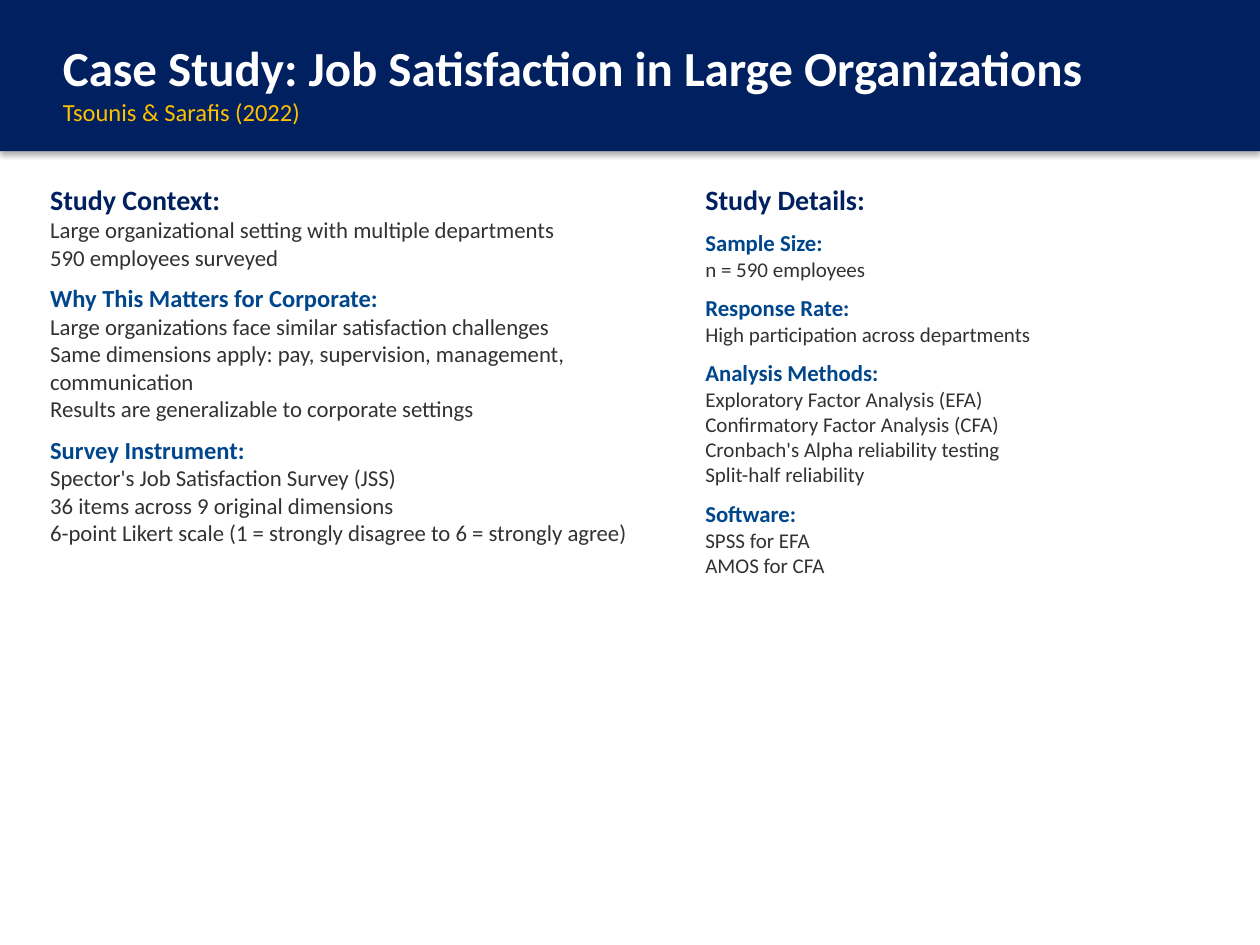
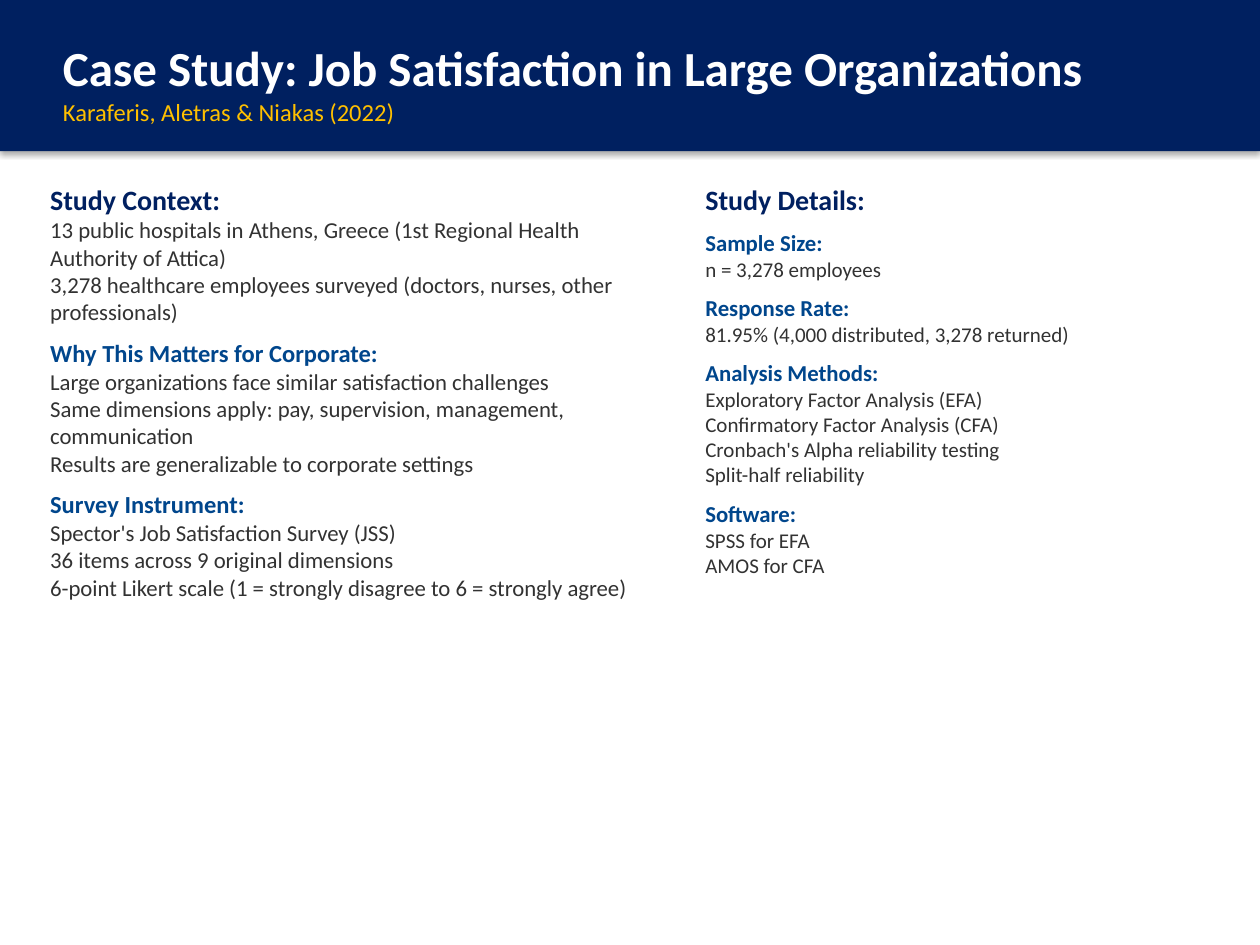
Before and after one commit to thenaivedetective/sp500-stock-performance, a slide deck: slide 8 of Factor_Analysis_JobSatisfaction_Presentation.pptx. Drawn at 1260x945 pixels with LibreOffice and Linux fonts; fonts in the diff are those of the drawing. Boxes give left, top, right and bottom in pixels: in the first picture for what was removed or moved away, otherwise in the second. Text is boxed around its words. In the diff, an @@ line names an element or a change of style, - is before the commit and + after.

```diff
--- a/Factor_Analysis_JobSatisfaction_Presentation.pptx
+++ b/Factor_Analysis_JobSatisfaction_Presentation.pptx
@@ text in rectangle at (x1=63, y1=103, x2=394, y2=125): text changed @@
-Tsounis & Sarafis (2022)
+Karaferis, Aletras & Niakas (2022)
@@ text at (x1=50, y1=221, x2=613, y2=324): text changed @@
-Large organizational setting with multiple departments
-590 employees surveyed
+13 public hospitals in Athens, Greece (1st Regional Health Authority of Attica)
+3,278 healthcare employees surveyed (doctors, nurses, other professionals)
@@ text at (x1=705, y1=262, x2=881, y2=281): text changed @@
-n = 590 employees
+n = 3,278 employees
@@ text at (x1=705, y1=327, x2=1068, y2=345): text changed @@
-High participation across departments
+81.95% (4,000 distributed, 3,278 returned)
```
Also in this commit, not shown: 13 other slides changed, 12 other files.
